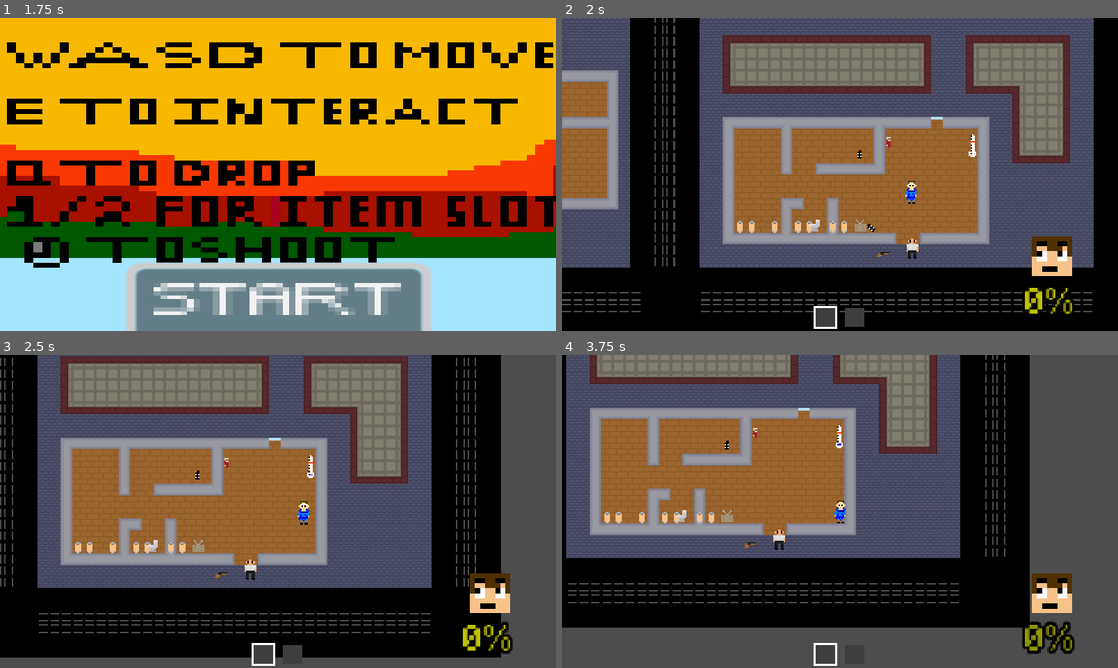
Above: before the commit, frames 1-4 (two rows, left to right).
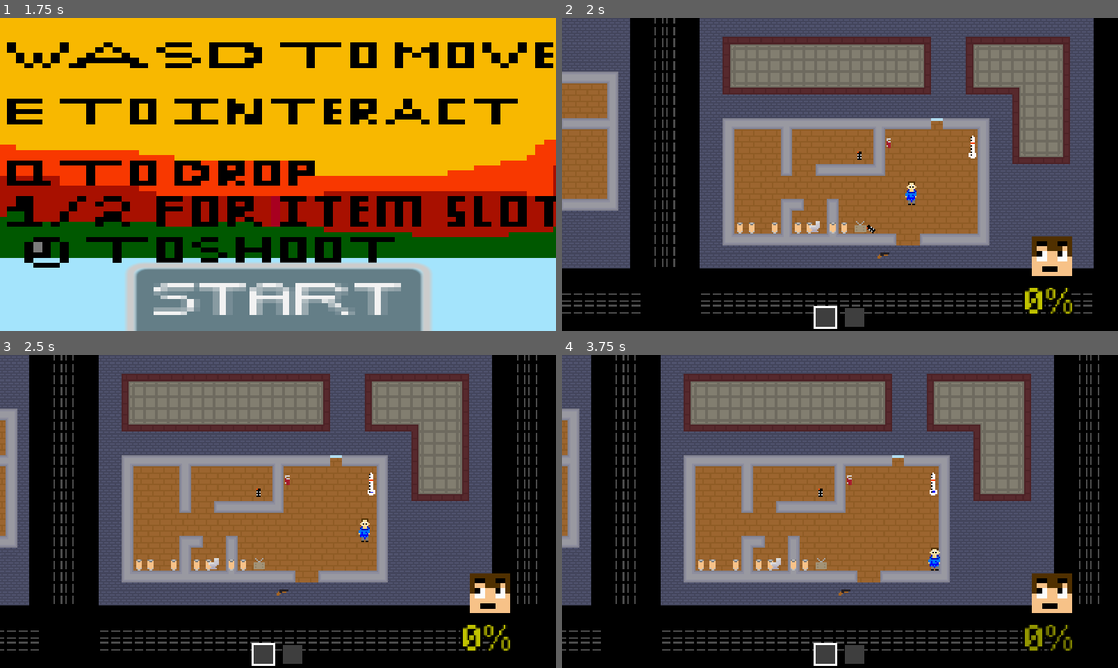
Above: after the commit, the same moments.

Repository: Miles-Miles2/MicroJam_RETRO
Game: Godot game, scene res://scenes/title.tscn
The game is run twice, just before and just after one commit, with the same random seed, the same clock (stepped at 60 frames per second) and the same inputs.
Inputs (mouse positions are in pixels of both pictures, inside the frame that each line leads up to):
- Up to frame 1 (1.75 s): click "NEXT" at 0.5 s; click "START" at 1.25 s
- Up to frame 2 (2 s): no input
- Up to frame 3 (2.5 s): move the mouse to (400, 495) at 2.02 s; hold D (move_right) from 2.03 s (still down); tap Q (drop) at 2.1 s
- Up to frame 4 (3.75 s): move the mouse to (728, 527) at 2.77 s; release D (move_right) at 2.78 s; hold S (move_down) 2.78-3.53 s; tap E (interact) at 2.85 s; move the mouse to (895, 442) at 3.52 s; hold D (move_right) from 3.53 s (still down); tap 1 (invSlot1) at 3.6 s

Frame 1 is identical in both runs. In frame 2, 4.3% of the frame differs, in the area x 0-96%, y 1-95%; in frame 3, 65%; in frame 4, 77%, in the area x 0-100%, y 0-100%.

Commit message:
Increased annoyance spawn rate

Diff:
--- a/scenes/jehovas_witness.tscn
+++ b/scenes/jehovas_witness.tscn
@@ -27,7 +27,7 @@
 "times": PackedFloat32Array(0),
 "transitions": PackedFloat32Array(1),
 "update": 1,
-"values": [true]
+"values": [false]
 }
 tracks/1/type = "value"
 tracks/1/imported = false
@@ -39,7 +39,7 @@
 "times": PackedFloat32Array(0),
 "transitions": PackedFloat32Array(1),
 "update": 1,
-"values": [false]
+"values": [true]
 }
 tracks/2/type = "value"
 tracks/2/imported = false
@@ -51,7 +51,7 @@
 "times": PackedFloat32Array(0),
 "transitions": PackedFloat32Array(1),
 "update": 1,
-"values": [false]
+"values": [true]
 }
 
 [sub_resource type="Animation" id="Animation_gx45v"]
@@ -153,6 +153,7 @@
 }
 
 [node name="jehova" type="Node2D" groups=["annoyance", "interactable"]]
+visible = false
 
 [node name="Area2D" type="Area2D" parent="." groups=["interactable"]]
 script = ExtResource("2_k4o5y")
@@ -160,6 +161,7 @@
 [node name="CollisionShape2D" type="CollisionShape2D" parent="Area2D"]
 position = Vector2(0, 2.5)
 shape = SubResource("RectangleShape2D_6yib5")
+disabled = true
 
 [node name="Timer" type="Timer" parent="Area2D"]
 wait_time = 3.0
@@ -189,6 +191,7 @@
 process_physics_priority = 1
 position = Vector2(0, 0.5)
 shape = SubResource("RectangleShape2D_ml0ie")
+disabled = true
 
 [node name="AnimationPlayer" type="AnimationPlayer" parent="."]
 libraries = {
--- a/scenes/map.tscn
+++ b/scenes/map.tscn
@@ -405,6 +405,10 @@
 
 [node name="Node2D" parent="." node_paths=PackedStringArray("targetObj") instance=ExtResource("7_hrsw5")]
 position = Vector2(-697, -4)
+limit_left = -980
+limit_top = -142
+limit_right = -410
+limit_bottom = 120
 targetObj = NodePath("../player")
 lerpMult = 5.0
 
--- a/scenes/map_milesCopy.tscn
+++ b/scenes/map_milesCopy.tscn
@@ -212,6 +212,7 @@
 [node name="car" parent="Annoyances" instance=ExtResource("9_td1wk")]
 
 [node name="Jehova" parent="Annoyances" instance=ExtResource("9_higj0")]
+visible = false
 position = Vector2(-579, 62)
 
 [node name="Toilet" parent="Annoyances" instance=ExtResource("4_kakyk")]
--- a/scripts/progress_bar.gd
+++ b/scripts/progress_bar.gd
@@ -32,7 +32,7 @@
 func _on_timer_timeout() -> void:
 	total_seconds += 1
 
-	value += gamemanager.num_of_active_events*6
+	value += gamemanager.num_of_active_events
 	if value >= 100:
 		end_game()
 	if 90 < value && value <= 100:
Not shown: 1 places in scenes/gameover.tscn that only renumber resources
